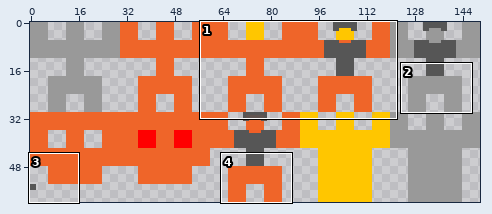
Sprite sheet -- public/images/sprites.png. Above: a wide view before the commit, with the close-up outlined.
Close-up. The starting point:
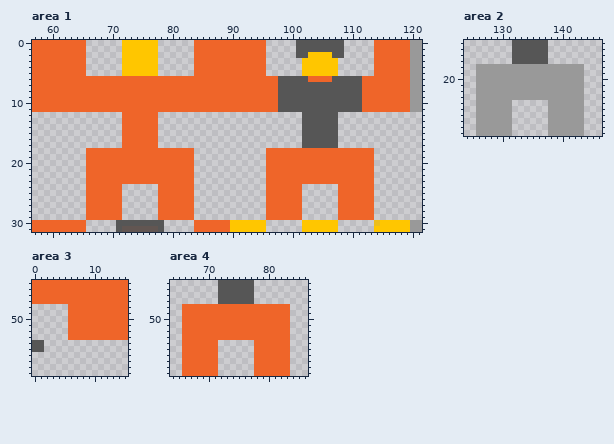
The file is 150x60 pixels. Colours within 5 levels of each other are drawn and written as one. Shown: area 1: x 57..121, y 0..31; area 2: x 124..146, y 14..29; area 3: x 0..15, y 44..59; area 4: x 64..86, y 44..59.
New version:
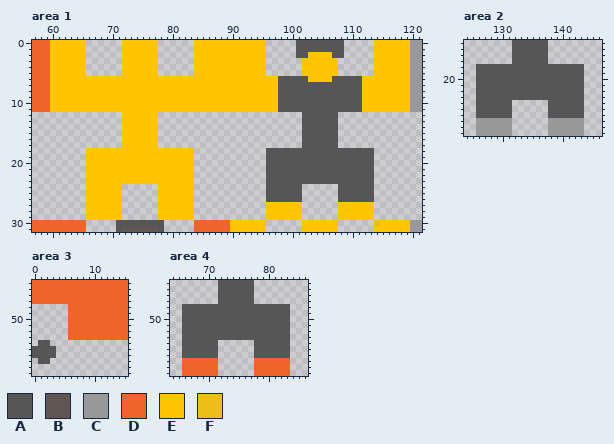
Palette (. is transparent): A #565656  B #625652  C #999999  D #ef6529  E #ffc600  F #edbe1a
Change:
Area 1:
Colour D becomes colour A in rows 18 to 23 at x 96 to 113; in rows 24 to 26 at x 96 to 101 and 108 to 113.
Colour D becomes colour E in rows 0 to 5 at x 60 to 65, 84 to 95 and 114 to 119; in row 6 at x 60 to 97, 103 to 106 and 112 to 119; in rows 7 to 11 at x 60 to 97 and 112 to 119; in rows 12 to 17 at x 72 to 77; in rows 18 to 23 at x 66 to 83; in rows 24 to 26 at x 66 to 71 and 78 to 83.
Colour D becomes colour E in rows 27 to 29 at x 66 to 71, 78 to 83, 96 to 101 and 108 to 113.
Area 2:
Colour C becomes colour A in rows 18 to 23 at x 126 to 143; in rows 24 to 26 at x 126 to 131 and 138 to 143.
Area 3:
The author put colour A in row 54 at x 2; in row 55 at x 2 to 3; in row 56 at x 0 to 3; in row 57 at x 1 to 2.
Colour A is gone in row 54 at x 0.
Area 4:
Colour D becomes colour A in rows 48 to 53 at x 66 to 83; in rows 54 to 56 at x 66 to 71 and 78 to 83.
Boxes around the changes in both close-ups, in picture pixels (x1, y1, x2, y2):
changed: (50, 40, 410, 220)
changed: (476, 64, 584, 118)
changed: (32, 340, 56, 364)
changed: (182, 304, 290, 358)
